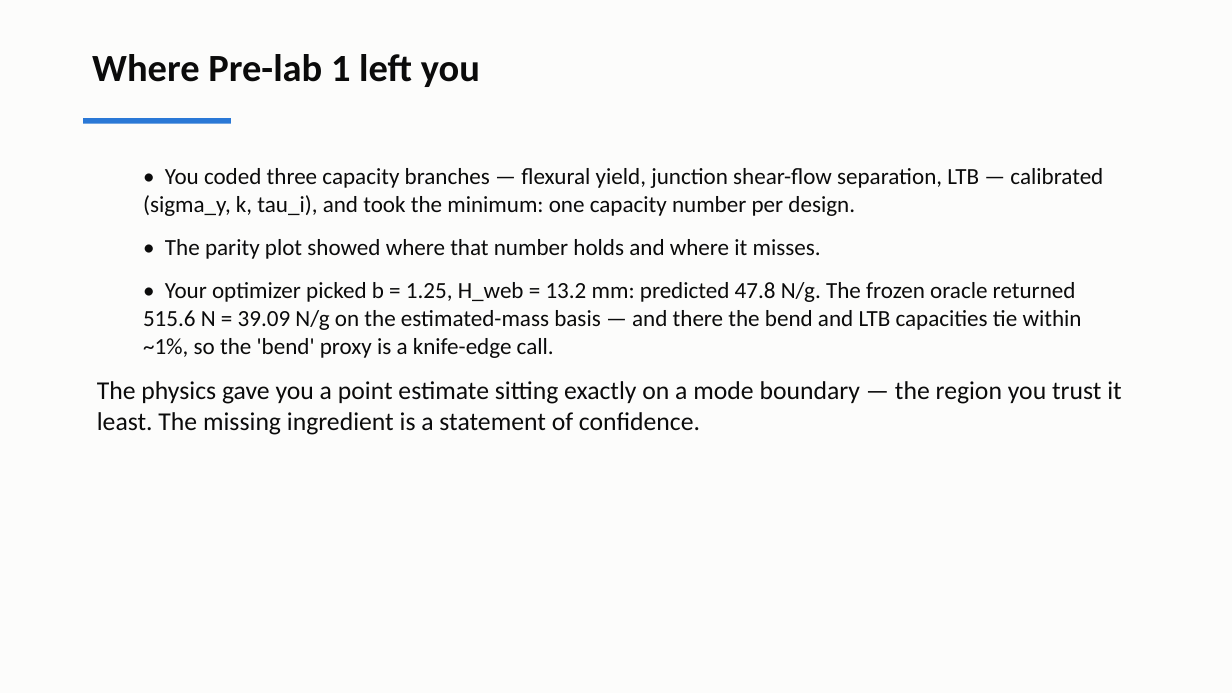
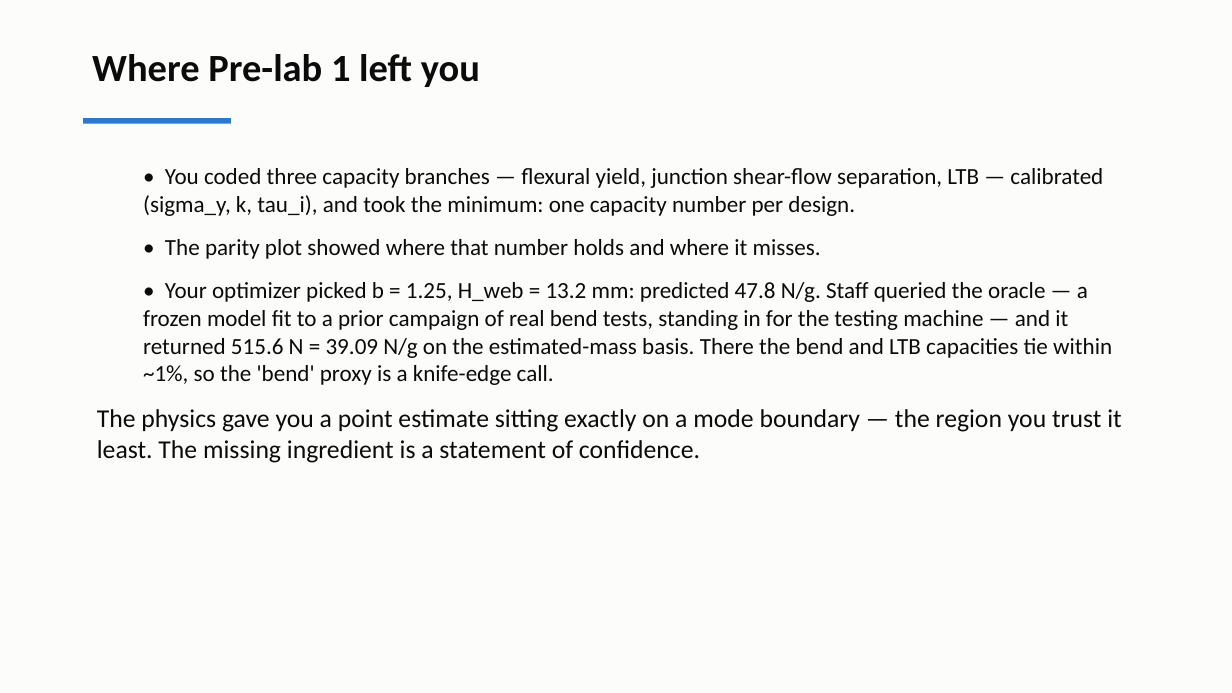
Before and after one commit to andrewvoss8-boop/core-me-data-science-activities-public, a slide deck: slide 2 of me323/Module1_drafts/ME323_Module1_Lecture2.pptx. Drawn at 1232x693 pixels with LibreOffice and Linux fonts; fonts in the diff are those of the drawing. Boxes give left, top, right and bottom in pixels: in the first picture for what was removed or moved away, otherwise in the second. Text is boxed around its words. In the diff, an @@ line names an element or a change of style, - is before the commit and + after.

```diff
--- a/me323/Module1_drafts/ME323_Module1_Lecture2.pptx
+++ b/me323/Module1_drafts/ME323_Module1_Lecture2.pptx
@@ text at (x1=143, y1=282, x2=1112, y2=385): text changed @@
-  • Your optimizer picked b = 1.25, H_web = 13.2 mm: predicted 47.8 N/g. The frozen oracle returned 515.6 N = 39.09 N/g on the estimated-mass basis — and there the bend and LTB capacities tie within ~1%, so the 'bend' proxy is a knife-edge call.
+  • Your optimizer picked b = 1.25, H_web = 13.2 mm: predicted 47.8 N/g. Staff queried the oracle — a frozen model fit to a prior campaign of real bend tests, standing in for the testing machine — and it returned 515.6 N = 39.09 N/g on the estimated-mass basis. There the bend and LTB capacities tie within ~1%, so the 'bend' proxy is a knife-edge call.
```
Also in this commit, not shown: 4 other slides changed, 15 other files.
